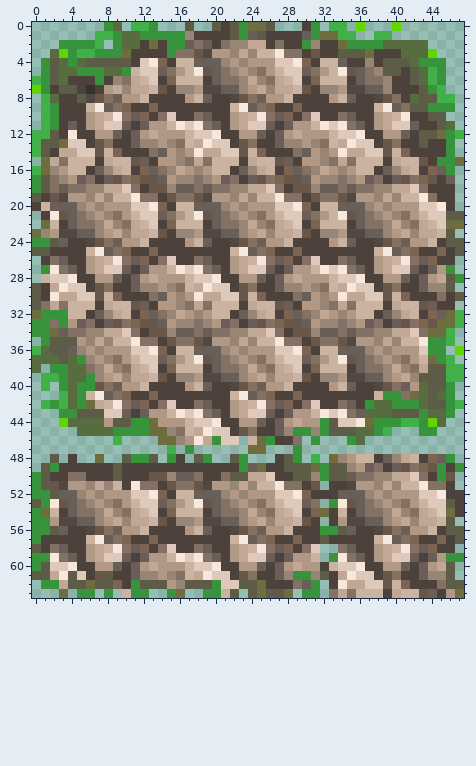
File history of a pixel-art sprite, Assets/All_Elements/Map_Elements/rock_path.png. Above: the version before the commit.
The file is 48x64 pixels. Colours within 5 levels of each other are drawn and written as one.
And afterwards:
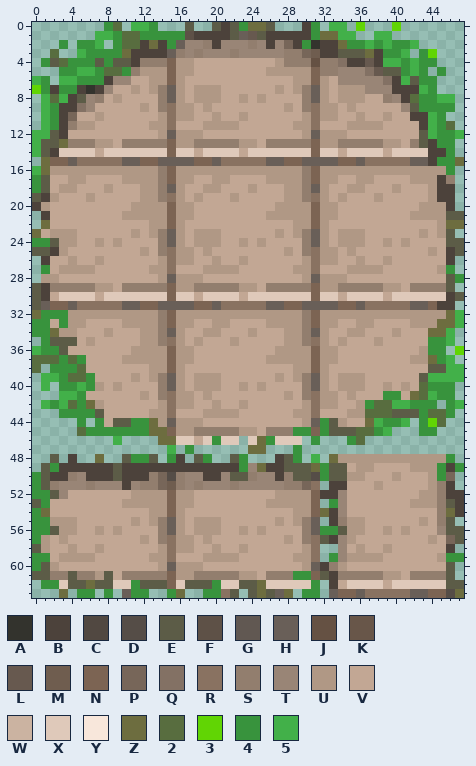
Palette (. is transparent): A #33332d  B #4c423b  C #514841  D #554d47  E #5c5c47  F #5e5147  G #615852  H #695f58  J #655143  K #685649  L #67594f  M #6f5d4f  N #7c6453  P #776659  Q #837164  R #897261  S #927e6e  T #998576  U #b09885  V #c2a794  W #cbb3a1  X #dfc9ba  Y #f8e7db  Z #6d6d3f  2 #586d3f  3 #61d504  4 #38933d  5 #42b049
Message: ścieżka w chuj
Edits made:
Changed rows in their new state; - is an unchanged pixel.
first column x 1:
 1 ----------------F-----HL-----B----------------
 2 ---.-----------HTTS-T--ST-TP--A-----5-5445.---
 3 --..-4--------HSTSTTTST-TTTSSPM-------445.4---
 4 ----44-4---SSSNUUVVVVVVVVVUSSSJSSQ--L-5545--.-
 5 ..4455----SUUUN-UVVVVVVVV-UUUUNSSTTT-L--454.--
 6 -.5544---T-VUU-UVVVVVVV-VV-VUU-UVTTTTTQ-5-44.-
 7 --44---T-VU-USHUV-UUVVVV-VU-USHUV-UUTT----5-.-
 8 --5--TSVUVVVVSHUVUUUVVUVUVVVVSHUVUUUVVST--44--
 9 ----QTVVVVVUVSRUUVUVVVVVVVVUVSRUUVUVVVVVT-4---
10 ---PVVUVVVVVVURUUVVUVVUVVVVVVURUUVVUVVUVV--54-
11 ---SU--VVVVV--RVVVUUU--VVVVV--RVVVUUU--VVV-54-
12 ---VVVVVVVVV--H-UUVVVVVVVVVV--H-UUVVVVVVVV-54-
13 ---SSSUUVSSSSSNUUSSSSSUUVSSSSSNUUSSSSSUUVS--4-
14 --XX--VXXXXXXXNXXVXX--VXXXXXXXNXXVXX--VXXXX---
15 -NNHRRRRRHHNNHHHHNNHRRRRRHHNNHHHHNNHRRRRRHH---
16 -U-UUUUUUUUUUSNU-U-UUUUUUUUUUSNU-U-UUUUUUUUUU-
17 -VV-UVVVVUUUUSNUUVV-UVVVVUUUUSNUUVV-UVVVVUUU-S
18 -VUUVVVU-VVUUSHUVVUUVVVU-VVUUSHUVVUUVVVU-VVU--
19 -UVVVU-VVVVUUSRUVUVVVU-VVVVUUSRUVUVVVU-VVVVU--
20 UVVVVVVVVVUUUUNUUVVVVVVVVVUUUUNUUVVVVVVVVVUUU-
21 -VVVVVVVV-UUUUN-UVVVVVVVV-UUUUN-UVVVVVVVV-UUU-
22 -VVVVVV-VV-VUU-UVVVVVVV-VV-VUU-UVVVVVVV-VV-VU-
23 V-UUVVVV-VU-USHUV-UUVVVV-VU-USHUV-UUVVVV-VU-U-
24 --UUVVUVUVVVVSHUVUUUVVUVUVVVVSHUVUUUVVUVUVVVV-
25 --UVVVVVVVVUVSRUUVUVVVVVVVVUVSRUUVUVVVVVVVVUV-
26 -VVUVVUVVVVVVURUUVVUVVUVVVVVVURUUVVUVVUVVVVVV-
27 -VUUU--VVVVV--RVVVUUU--VVVVV--RVVVUUU--VVVVV--
28 UUVVVVVVVVVV--H-UUVVVVVVVVVV--H-UUVVVVVVVVVV--
29 -SSSSSUUVSSSSSNUUSSSSSUUVSSSSSNUUSSSSSUUVSSSS-
30 -VXX--VXXXXXXXNXXVXX--VXXXXXXXNXXVXX--VXXXXXX-
31 HNNHRRRRRHHNNHHHHNNHRRRRRHHNNHHHHNNHRRRRRHHN--
32 ---UUUUUUUUUUSNU-U-UUUUUUUUUUSNU-U-UUUUUUUUUU-
33 -V--UVVVVUUUUSNUUVV-UVVVVUUUUSNUUVV-UVVVVUUU--
34 --UUVVVU-VVUUSHUVVUUVVVU-VVUUSHUVVUUVVVU-VV---
35 ----VU-VVVVUUSRUVUVVVU-VVVVUUSRUVUVVVU-VVVV---
36 44-VVVVVVVUUUUNUUVVVVVVVVVUUUUNUUVVVVVVVVVU---
37 --4--VVVV-UUUUN-UVVVVVVVV-UUUUN-UVVVVVVVV-U---
38 ---4-VV-VV-VUU-UVVVVVVV-VV-VUU-UVVVVVVV-VV----
39 ------VV-VU-USHUV-UUVVVV-VU-USHUV-UUVVVV-V-55-
40 ---45-UVUVVVVSHUVUUUVVUVUVVVVSHUVUUUVVUVUV-44-
41 ---5-VVVVVVUVSRUUVUVVVVVVVVUVSRUUVUVVV--V--54-
42 ------UVVVVVVURUUVVUVVUVVVVVVURUUVVU---55-44.-
43 ----44-VVVVV--RVVVUUU--VVVVV--RVVVUU----------
44 --..4.4V------H-UUVVVVVVVVVV--H--UVV-5---.----
45 -----444------NUUSSSSSUUVSSS--N---------------
46 ---------------XXVX----X--XXX-----------------
48 ---------------------------------U-UUUUUUUUUU-
49 -----------------------T----------V-UVVVVUUU--
50 ---ST-------SPDSTT--T--STT-S--D---UUVVVU-VVU-P
51 -STTTST-T-TSSPMSTSTTTST-TTTSSPR---VVVU-VVVVUS-
52 --TVVVVVVVUUUUNUUVVVVVVVVVUUUUN--TVVVVVVVVUUS-
53 -VVVVVVVV-UUUUN-UVVVVVVVV-UUUUN--TVVVVVVV-UUS-
54 -VVVVVV-VV-VUU-UVVVVVVV-VV-VUU---TVVVVV-VV-VS-
55 --UUVVVV-VU-USHUV-UUVVVV-VU-USH--SUUVVVV-VU-S-
56 --UUVVUVUVVVVSHUVUUUVVUVUVVVVSH---UUVVUVUVVVT-
57 UVUVVVVVVVVUVSRUUVUVVVVVVVVUVSR--TUVVVVVVVVUVP
58 UVVUVVUVVVVVVURUUVVUVVUVVVVVVUR--TVUVVUVVVVVV-
59 -VUUU--VVVVV--RVVVUUU--VVVVV--R--TUUU--VVVVV--
60 -UVVVVVVVVVV--H-UUVVVVVVVVVV--H-SUVVVVVVVVVV--
61 -SS-SSU-VSSSSSNUUSSSSSUUVSSS--N--SSSSSUUVSSSS-
62 --X-----XX----NX---------XXXXX---VXX--VXXXXXX-
63 ---------H----------R-----H-----HNNHRRRRRHHNND
